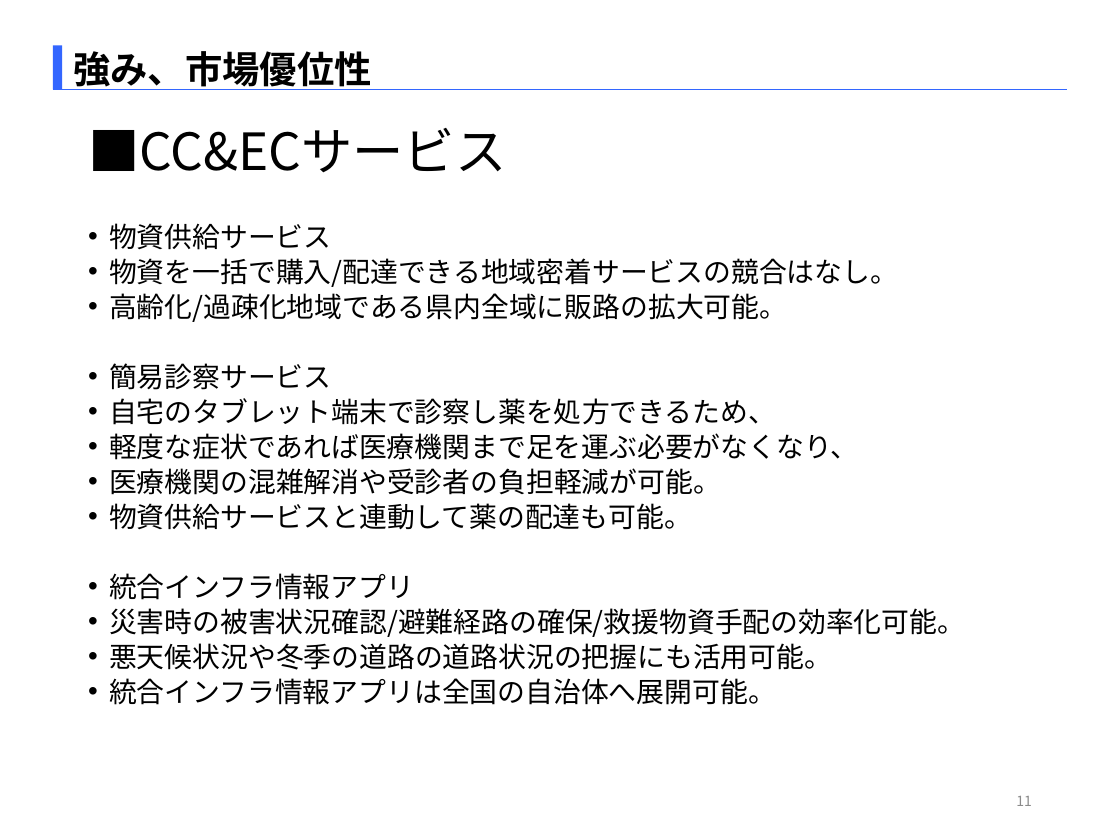
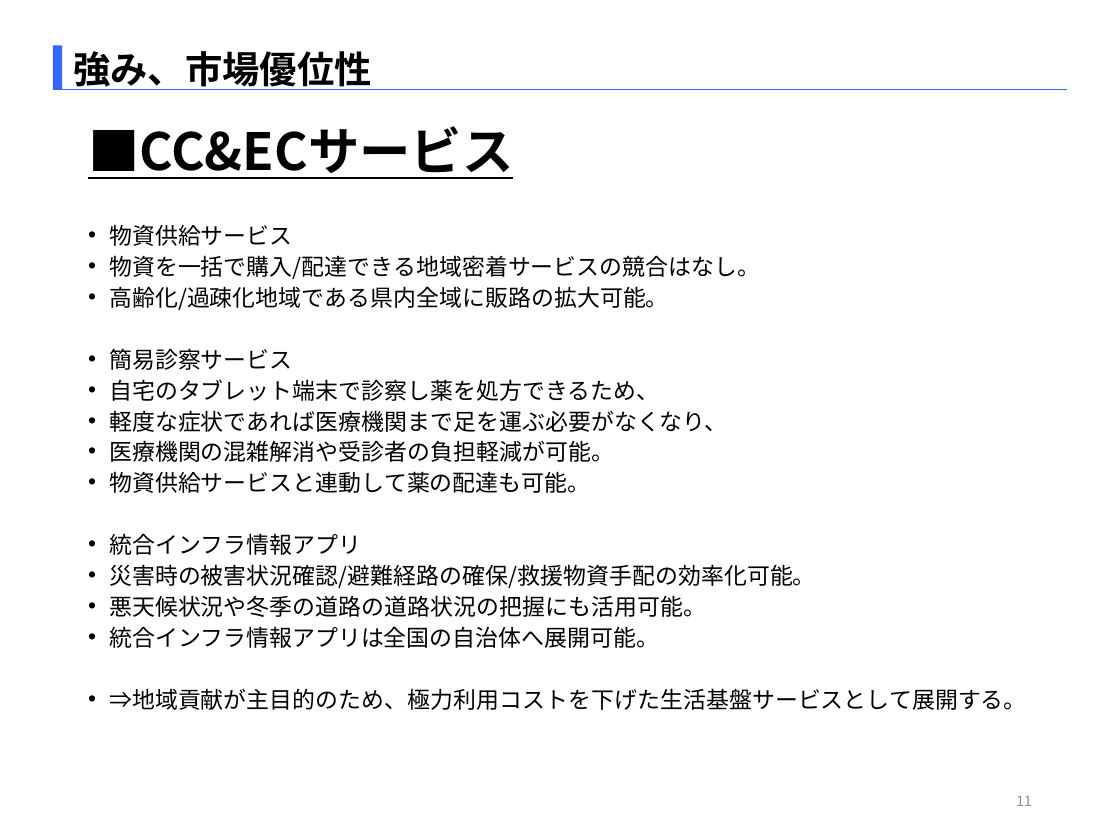
Before and after one commit to SITH-YN/PythonTool, a slide deck: slide 11 of Temp/EMB本部_中村洋太_290863_[HPC解析_CC&ECサービス].pptx. Drawn at 1120x840 pixels with LibreOffice and Linux fonts; fonts in the diff are those of the drawing. Boxes give left, top, right and bottom in pixels: in the first picture for what was removed or moved away, otherwise in the second. Text is boxed around its words. In the diff, an @@ line names an element or a change of style, - is before the commit and + after.

```diff
--- a/Temp/EMB本部_中村洋太_290863_[HPC解析_CC&ECサービス].pptx
+++ b/Temp/EMB本部_中村洋太_290863_[HPC解析_CC&ECサービス].pptx
@@ title "■CC&ECサービス" at <box>88,126,513,179</box>: bold on, underline on @@
@@ text at <box>109,224,816,648</box>: size 17.9 to 14.7 pt in "物資供給サービス", "物資を一括で購入/配達できる地域密着サービスの競合はなし。", "高齢化/過疎化地域である県内全域に販路の拡大可能。", "簡易診察サービス" and 8 more places @@
@@ text at <box>109,688,1027,710</box>: paragraph added @@
+• ⇒地域貢献が主目的のため、極力利用コストを下げた生活基盤サービスとして展開する。
```
Also in this commit, not shown: 10 other slides changed.
